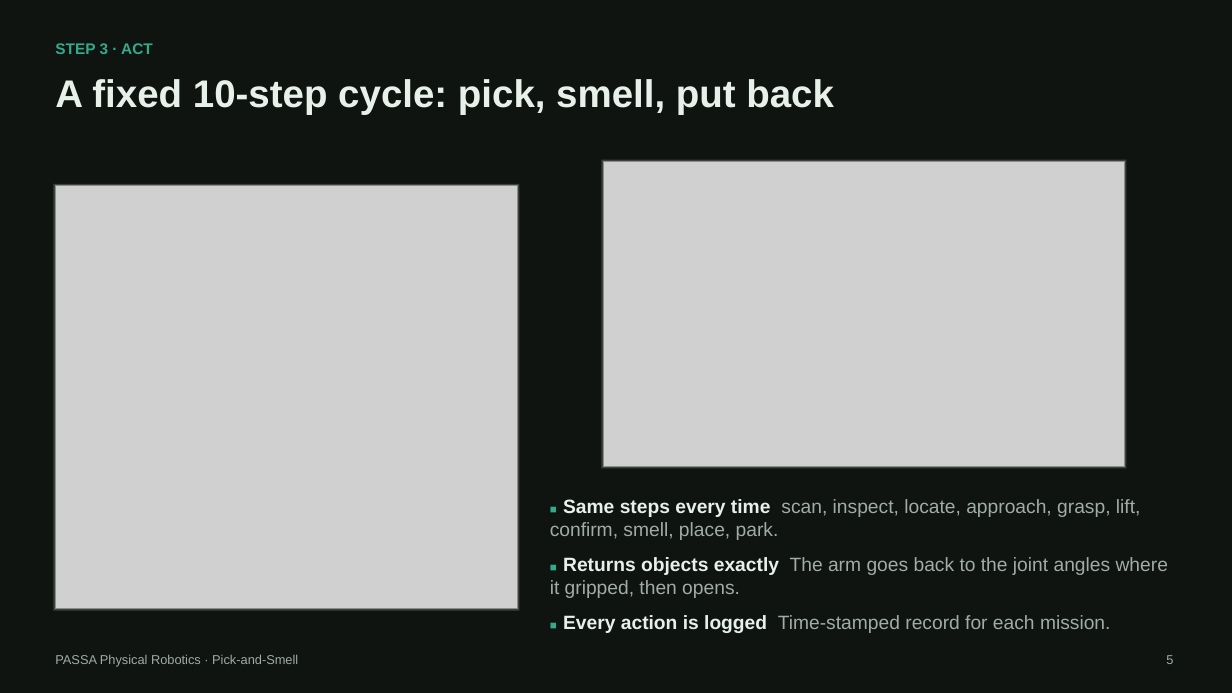
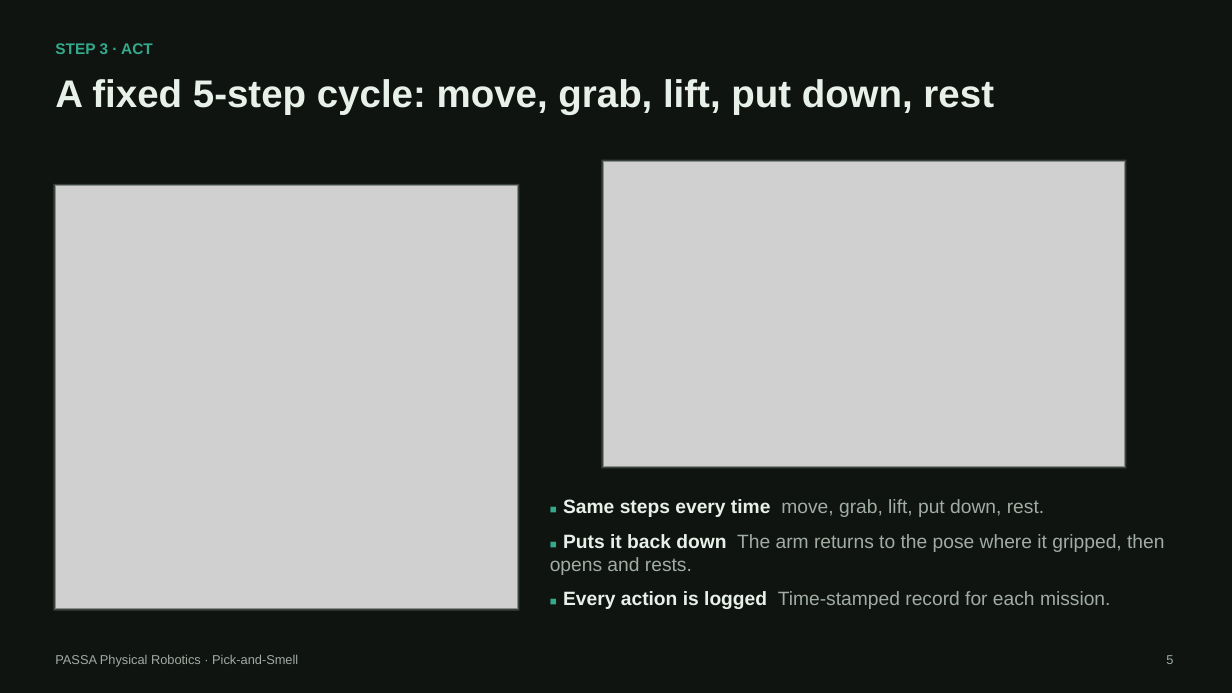
Before and after one commit to adenhelex/PASSA-Pick-and-Smell, a slide deck: slide 5 of presentation/PASSA-Pick-and-Smell-Executive-Briefing.pptx. Drawn at 1232x693 pixels with LibreOffice and Linux fonts; fonts in the diff are those of the drawing; grey boxes stand for pictures. Boxes give left, top, right and bottom in pixels: in the first picture for what was removed or moved away, otherwise in the second. Text is boxed around its words. In the diff, an @@ line names an element or a change of style, - is before the commit and + after.

```diff
--- a/presentation/PASSA-Pick-and-Smell-Executive-Briefing.pptx
+++ b/presentation/PASSA-Pick-and-Smell-Executive-Briefing.pptx
@@ text at bbox=[55, 79, 994, 115]: text changed @@
-A fixed 10-step cycle: pick, smell, put back
+A fixed 5-step cycle: move, grab, lift, put down, rest
@@ text at bbox=[550, 499, 1164, 575]: text changed @@
-■ Same steps every time scan, inspect, locate, approach, grasp, lift, confirm, smell, place, park.
-■ Returns objects exactly The arm goes back to the joint angles where it gripped, then opens.
+■ Same steps every time move, grab, lift, put down, rest.
+■ Puts it back down The arm returns to the pose where it gripped, then opens and rests.
```
Also in this commit, not shown: 6 other slides changed, 13 other files.
